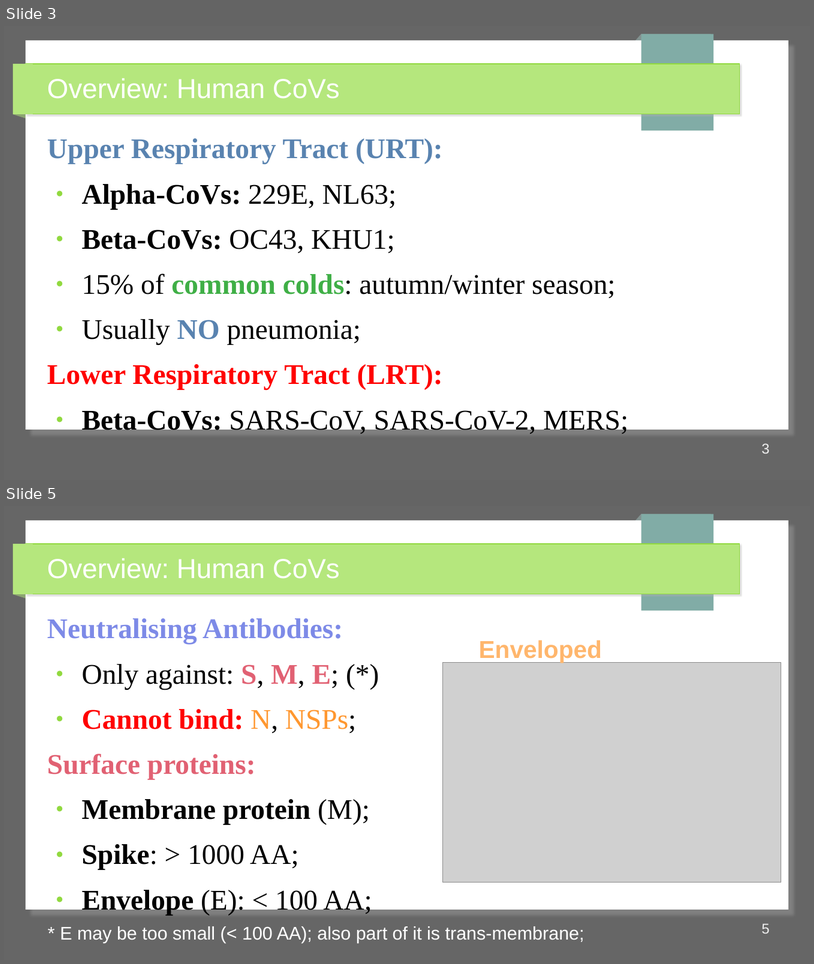
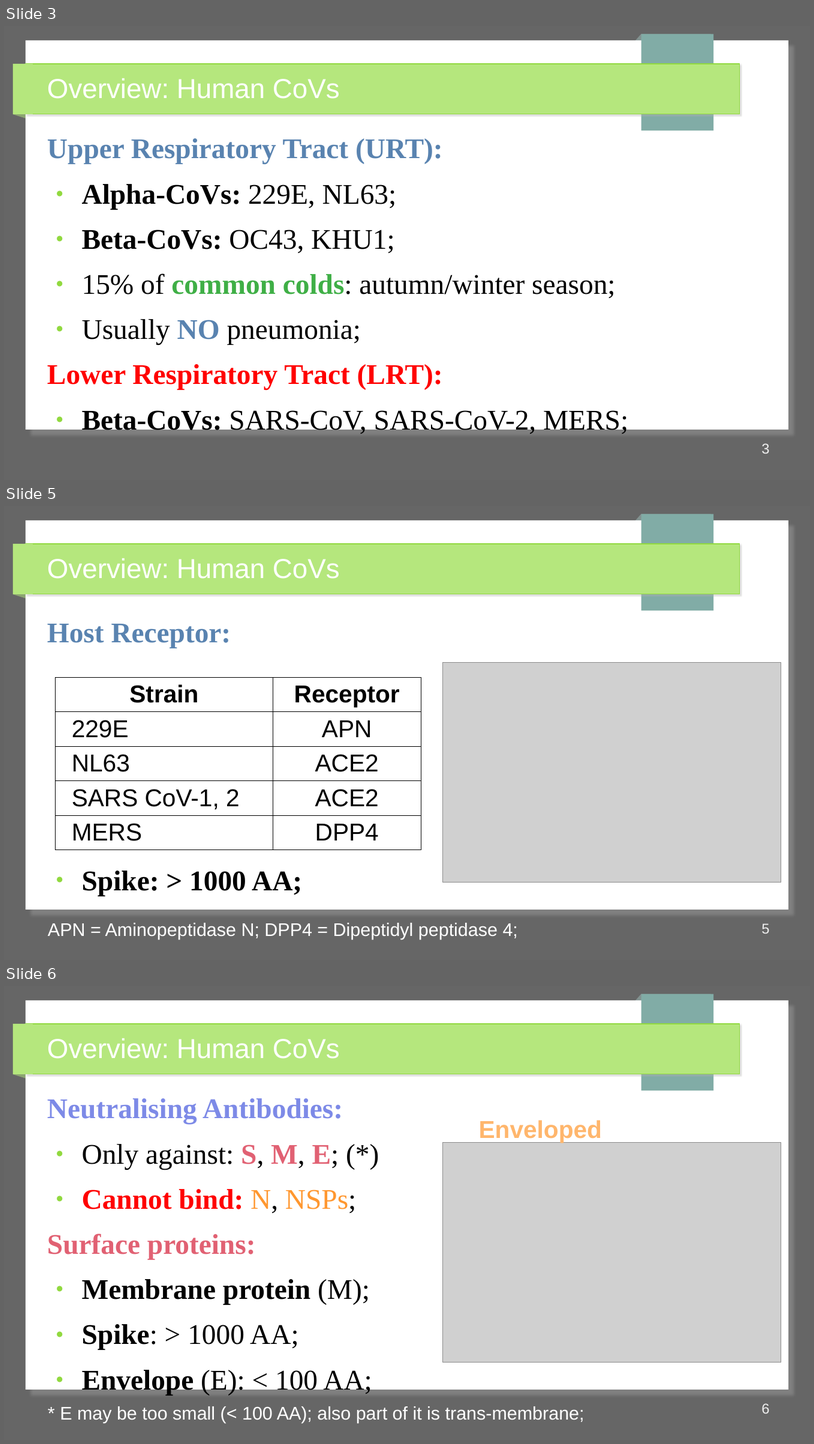
Before and after one commit to discoleo/Immunology, a slide deck: Lectures/SARS_Literature.odp. Shown one above the other, each under a label of ours: slides 3 and 5 before the commit, slides 3, 5 and 6 after it; the slides between them are not shown. The pictures are 814x964 and 814x1444 pixels, drawn with LibreOffice and Linux fonts; fonts in the diff are those of the drawing; grey boxes stand for pictures. Boxes give left, top, right and bottom in pixels: in the first picture for what was removed or moved away, otherwise in the second. Text is boxed around its words. In the diff, an @@ line names an element or a change of style, - is before the commit and + after.

Commit message:
Update SARS-CoV-2 Literature;

```diff
--- a/Lectures/SARS_Literature.odp
+++ b/Lectures/SARS_Literature.odp
@@ slide 5 added at [4, 506, 810, 960], background #666666; not listed: 7 template elements that a slide beside it also shows @@
@@ title added at [47, 558, 340, 579], 27 pt, text #FFFFFF @@
+Overview: Human CoVs
@@ text added at [47, 624, 231, 648], 28 pt, text #5983B0, bold @@
+Host Receptor:
@@ picture added at [443, 663, 782, 882] @@
@@ table added at [55, 677, 421, 843], 5 rows, 2 columns @@
+Strain | Receptor
+229E | APN
+NL63 | ACE2
+SARS CoV-1, 2 | ACE2
+MERS | DPP4
@@ text added at [82, 870, 302, 895], 28 pt, text #000000, bold @@
+● Spike: > 1000 AA;
@@ text added at [48, 922, 518, 939], 18 pt, text #FFFFFF @@
+APN = Aminopeptidase N; DPP4 = Dipeptidyl peptidase 4;
@@ page number added at [762, 923, 770, 933], 14 pt, text #EEEEEE @@
+5
@@ what was slide 5 is now slide 6 @@
@@ page number at [762, 1403, 770, 1413]: text changed @@
-5
+6
```
Also in this commit, not shown: 4 slides changed, 1 other file.
